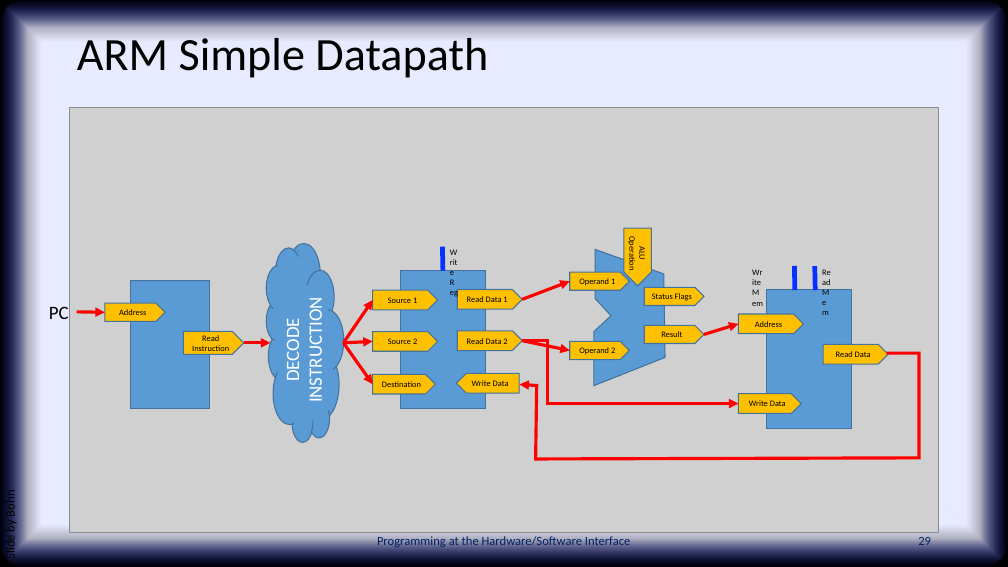
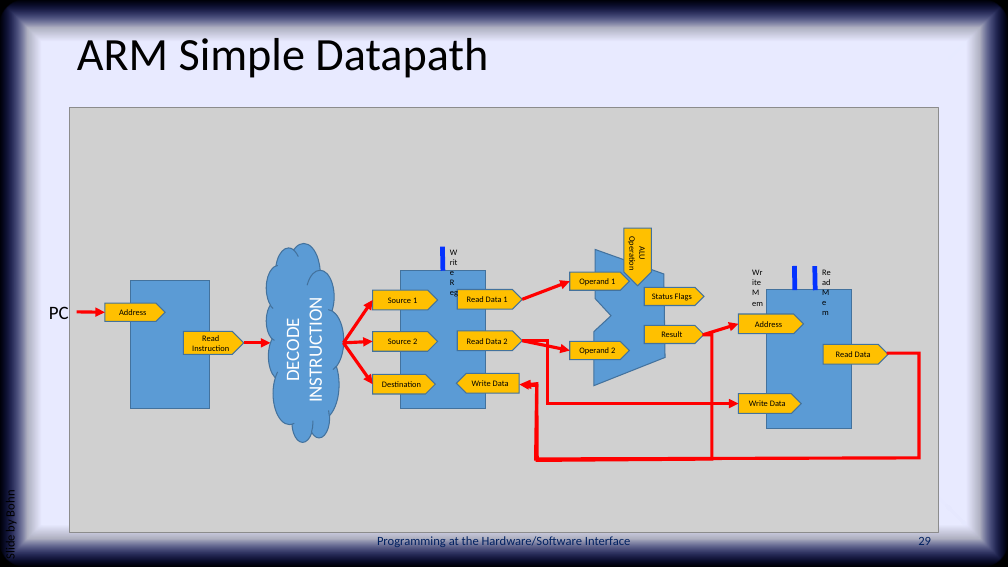
Before and after one commit to PHSI-supplements/slides, a slide deck: slide 29 of chap08a.pptx. Drawn at 1008x567 pixels with LibreOffice and Linux fonts; fonts in the diff are those of the drawing; grey boxes stand for pictures; background and template pictures are left out. Boxes give left, top, right and bottom in pixels: in the first picture for what was removed or moved away, otherwise in the second. Text is boxed around its words. In the diff, an @@ line names an element or a change of style, - is before the commit and + after.

```diff
--- a/chap08a.pptx
+++ b/chap08a.pptx
@@ freeform shape added at box(522, 335, 712, 461), outline #FF0000 3 pt @@
```
Also in this commit, not shown: 1 other slide changed.
